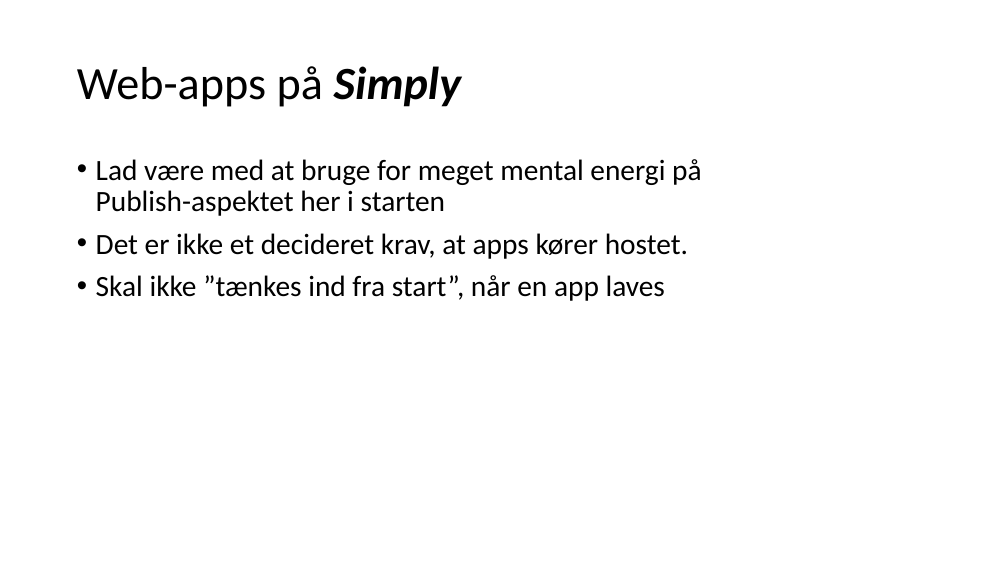
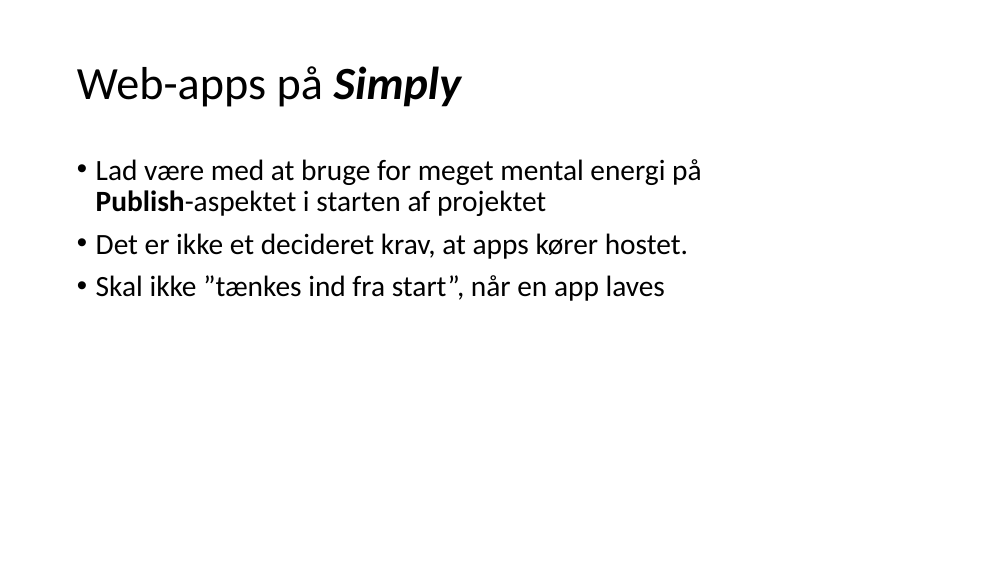
Before and after one commit to perslaursen/OOProg22, a slide deck: slide 31 of Chap/Misc/SimplyWebHosting.pptx (slide 29 before the commit). Drawn at 1008x567 pixels with LibreOffice and Linux fonts; fonts in the diff are those of the drawing. Boxes give left, top, right and bottom in pixels: in the first picture for what was removed or moved away, otherwise in the second. Text is boxed around its words. In the diff, an @@ line names an element or a change of style, - is before the commit and + after.

```diff
--- a/Chap/Misc/SimplyWebHosting.pptx
+++ b/Chap/Misc/SimplyWebHosting.pptx
@@ text at (x1=96, y1=159, x2=701, y2=216): text changed @@
-• Lad være med at bruge for meget mental energi på Publish-aspektet her i starten
+• Lad være med at bruge for meget mental energi på Publish-aspektet i starten af projektet
```
Also in this commit, not shown: 9 other slides changed, 21 slides added, 19 slides removed.
